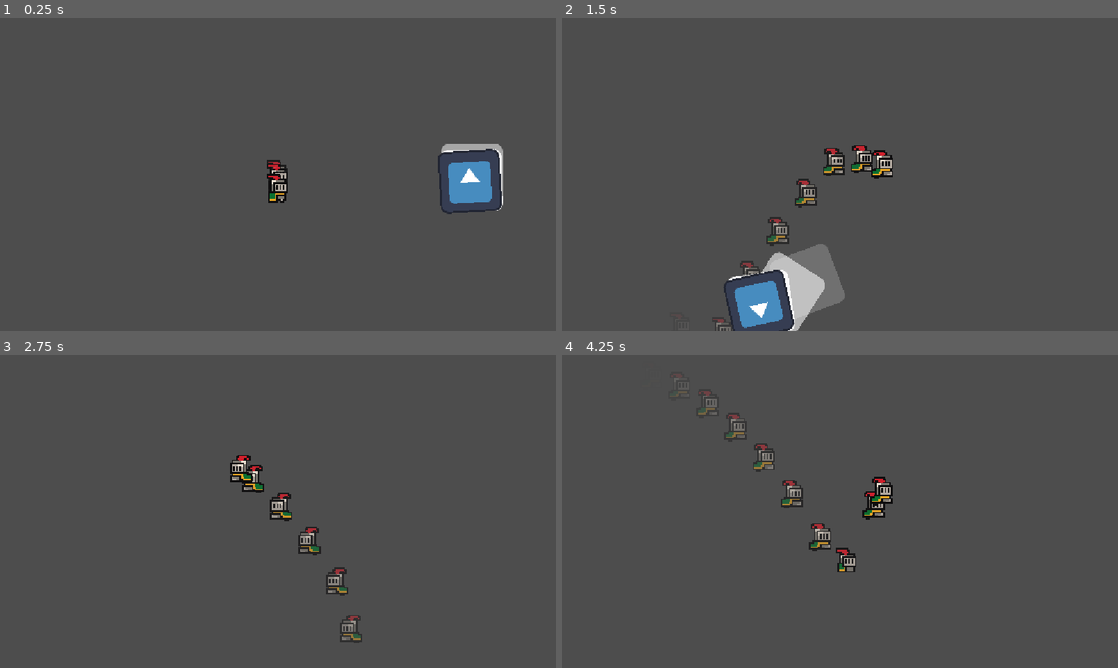
Above: before the commit, frames 1-4 (two rows, left to right).
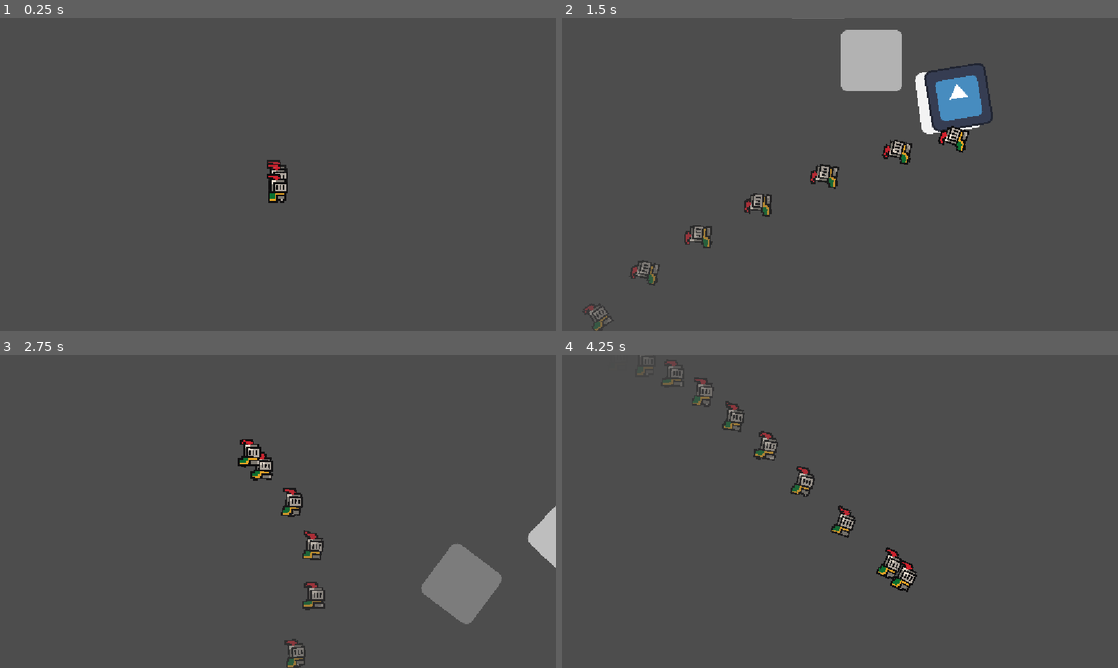
Above: after the commit, the same moments.

Repository: DocterBuster/AfterImage2D
Game: Godot game, scene res://Debug/DEBUGMAIN.tscn
Same seed, same stepped clock (60 frames per second), same inputs: the game is played once before the commit and once after it. The engine's default icon, where the game draws it, is replaced by a stand-in: a white triangle on a blue panel in a dark square.
Inputs:
- Up to frame 1 (0.25 s): no input
- Up to frame 2 (1.5 s): tap Enter (ui_accept) at 0.5, 0.6, 0.77, 1.07, 1.35 s; hold D (right) from 0.53 s (still down)
- Up to frame 3 (2.75 s): tap Enter (ui_accept) at 1.52, 1.82, 2.1 s; release D (right) at 2.03 s; hold A (left) from 2.03 s (still down)
- Up to frame 4 (4.25 s): release A (left) at 2.78 s; hold D (right) from 2.78 s (still down); tap Enter (ui_accept) at 2.85, 3.02, 3.32, 3.6, 3.77, 4.07 s

The runs differ from the first frame. In frame 1, 1.6% of the frame differs, in the area x 78-91%, y 40-63%; in frame 2, 10%, in the area x 4-78%, y 0-100%; in frame 3, 5.5%; in frame 4, 3.2%.

Commit message:
Sphere Physics

Diff:
--- a/Debug/DEBUGMAIN.tscn
+++ b/Debug/DEBUGMAIN.tscn
@@ -12,6 +12,12 @@
 
 [sub_resource type="RectangleShape2D" id="RectangleShape2D_ynfes"]
 size = Vector2(1017, 325)
+
+[sub_resource type="CircleShape2D" id="CircleShape2D_agmag"]
+radius = 558.0
+
+[sub_resource type="CircleShape2D" id="CircleShape2D_yklw0"]
+radius = 1410.2397
 
 [node name="Debugmain" type="Node2D" unique_id=1558773029]
 
@@ -38,7 +44,7 @@
 shape = SubResource("RectangleShape2D_sx2jc")
 
 [node name="RigidBody2D" type="RigidBody2D" parent="." unique_id=759513194]
-position = Vector2(1022, 217)
+position = Vector2(1891, -1337)
 collision_layer = 2
 collision_mask = 3
 
@@ -56,7 +62,7 @@
 texture = ExtResource("2_gn5qp")
 
 [node name="CharacterBody2D" parent="." unique_id=387965224 instance=ExtResource("3_o207e")]
-position = Vector2(620, 207)
+position = Vector2(1513, -149)
 
 [node name="Camera2D" type="Camera2D" parent="CharacterBody2D" unique_id=1940615477]
 process_callback = 0
@@ -109,3 +115,31 @@
 [node name="CollisionShape2D" type="CollisionShape2D" parent="StaticBody2D4" unique_id=2037960877]
 position = Vector2(-15, -0.5)
 shape = SubResource("RectangleShape2D_sx2jc")
+
+[node name="StaticBody2D5" type="StaticBody2D" parent="." unique_id=1734046406]
+position = Vector2(-479, -784.99994)
+rotation = 1.5707964
+
+[node name="CollisionShape2D" type="CollisionShape2D" parent="StaticBody2D5" unique_id=1032729864]
+position = Vector2(-15, -0.5)
+shape = SubResource("RectangleShape2D_sx2jc")
+
+[node name="PlanetTest" type="Node2D" parent="." unique_id=1329092837]
+position = Vector2(2975, -251)
+
+[node name="StaticBody2D6" type="StaticBody2D" parent="PlanetTest" unique_id=1948142057]
+
+[node name="CollisionShape2D" type="CollisionShape2D" parent="PlanetTest/StaticBody2D6" unique_id=556174350]
+shape = SubResource("CircleShape2D_agmag")
+
+[node name="Area2D" type="Area2D" parent="PlanetTest" unique_id=797636860]
+collision_layer = 3
+collision_mask = 3
+gravity_space_override = 3
+gravity_point = true
+gravity_point_center = Vector2(0, 0)
+gravity_direction = Vector2(0, 0)
+
+[node name="CollisionShape2D" type="CollisionShape2D" parent="PlanetTest/Area2D" unique_id=1348488870]
+shape = SubResource("CircleShape2D_yklw0")
+debug_color = Color(0, 0.6, 0.69803923, 0.09019608)
--- a/Debug/character_body_2d.gd
+++ b/Debug/character_body_2d.gd
@@ -18,12 +18,15 @@
 func _physics_process(delta: float) -> void:
 
 	## Change up direction and rotation based on gravity force
-	if(prev_grav != get_gravity() and prev_grav != Vector2.ZERO):
-		up_direction = Vector2(sign(get_gravity()).x, -sign(get_gravity()).y)
-		var tween : Tween = create_tween()
-		tween.tween_property(self, "rotation", Vector2.UP.angle_to(up_direction), 0.2)
-	prev_grav = get_gravity()
+	#if(prev_grav != get_gravity() and prev_grav != Vector2.ZERO):
+	up_direction = Vector2(-get_gravity().x, -get_gravity().y)
+	var tween : Tween = create_tween()
+	tween.tween_property(self, "rotation", Vector2.UP.angle_to(up_direction), 0.2)
 
+
+
+	#up_direction = Vector2(-get_gravity().x, -get_gravity().y)
+	#rotation = Vector2.UP.angle_to(up_direction)
 
 
 	#calc_velocity_to_add = Vector2.ZERO
@@ -36,6 +39,11 @@
 	# Get the input direction and handle the movement/deceleration.
 	# As good practice, you should replace UI actions with custom gameplay actions.
 	var direction := Input.get_vector("left", "right", "up", "down")
+	direction = direction.rotated(rotation)
+
+	## Calc velocity to be relative first
+	velocity = velocity.rotated(rotation)
+
 	if direction.x:
 		velocity.x += direction.x * SPEED
 		velocity.x = clampf(velocity.x, -MAX_SPEED, MAX_SPEED)
@@ -47,8 +55,11 @@
 
 	# Handle jump.
 	if Input.is_action_just_pressed("ui_accept") and is_on_floor():
-		velocity.y += JUMP_VELOCITY * -sign(up_direction.y)
+		velocity.y += JUMP_VELOCITY
 		$AnimationPlayer.play("jump")
+
+	## Unrotate the vector
+	velocity = velocity.rotated(-rotation)
 
 	move_and_slide()
 
